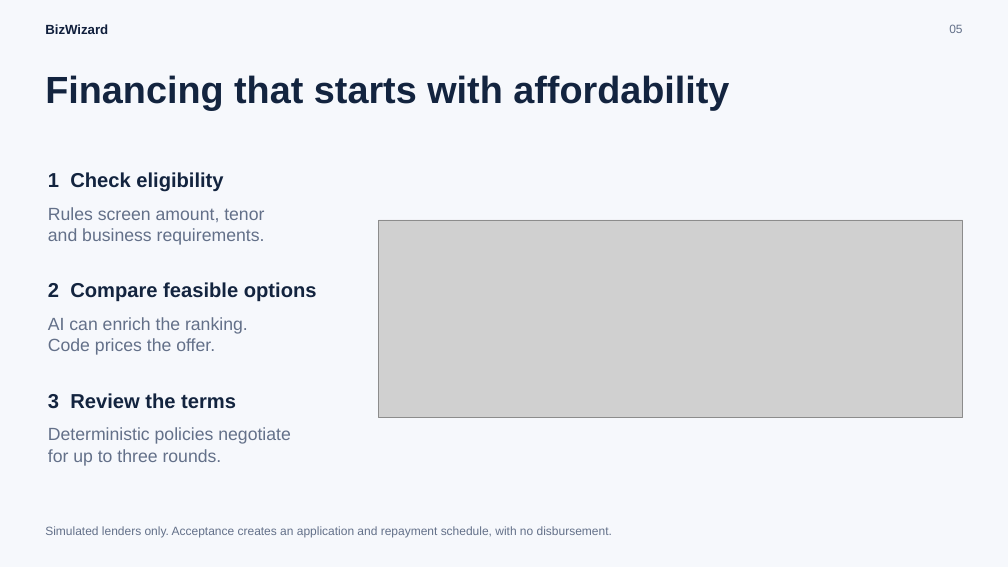
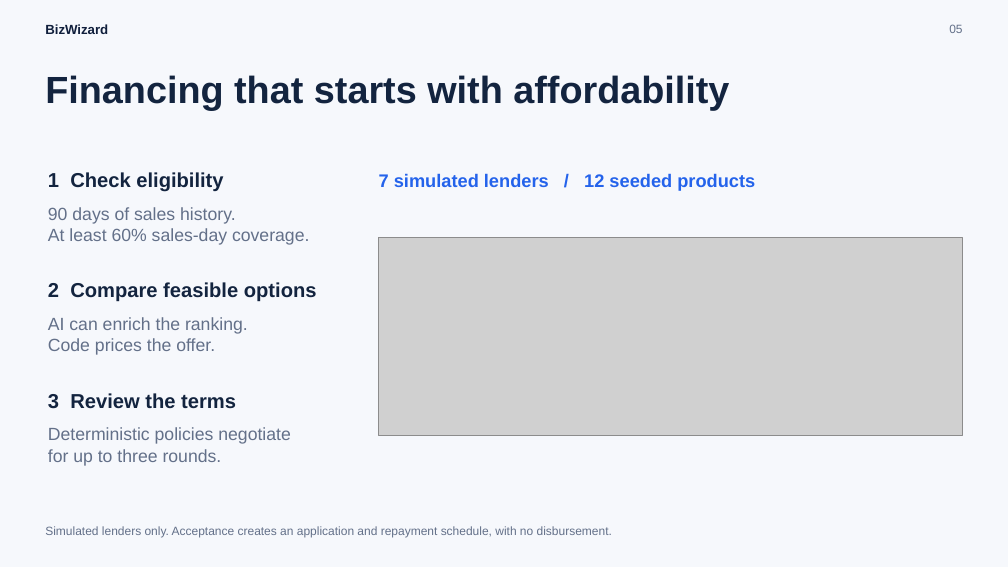
Before and after one commit to mahfuz-saim/bizwizard, a slide deck: slide 5 of output/presentation/BizWizard-Presentation.pptx. Drawn at 1008x567 pixels with LibreOffice and Linux fonts; fonts in the diff are those of the drawing; grey boxes stand for pictures. Boxes give left, top, right and bottom in pixels: in the first picture for what was removed or moved away, otherwise in the second. Text is boxed around its words. In the diff, an @@ line names an element or a change of style, - is before the commit and + after.

```diff
--- a/output/presentation/BizWizard-Presentation.pptx
+++ b/output/presentation/BizWizard-Presentation.pptx
@@ text added at (379,173,755,191), 21.8 pt, text #2463EB, bold @@
+7 simulated lenders / 12 seeded products
@@ text at (48,207,309,245): text changed @@
-Rules screen amount, tenor
-and business requirements.
+90 days of sales history.
+At least 60% sales-day coverage.
@@ picture: place and size @@
-picture at (379,220,963,418)
+picture at (379,238,963,435)
```
Also in this commit, not shown: 8 other slides changed, 3 slides added, 2 slides removed, 1 other file.
